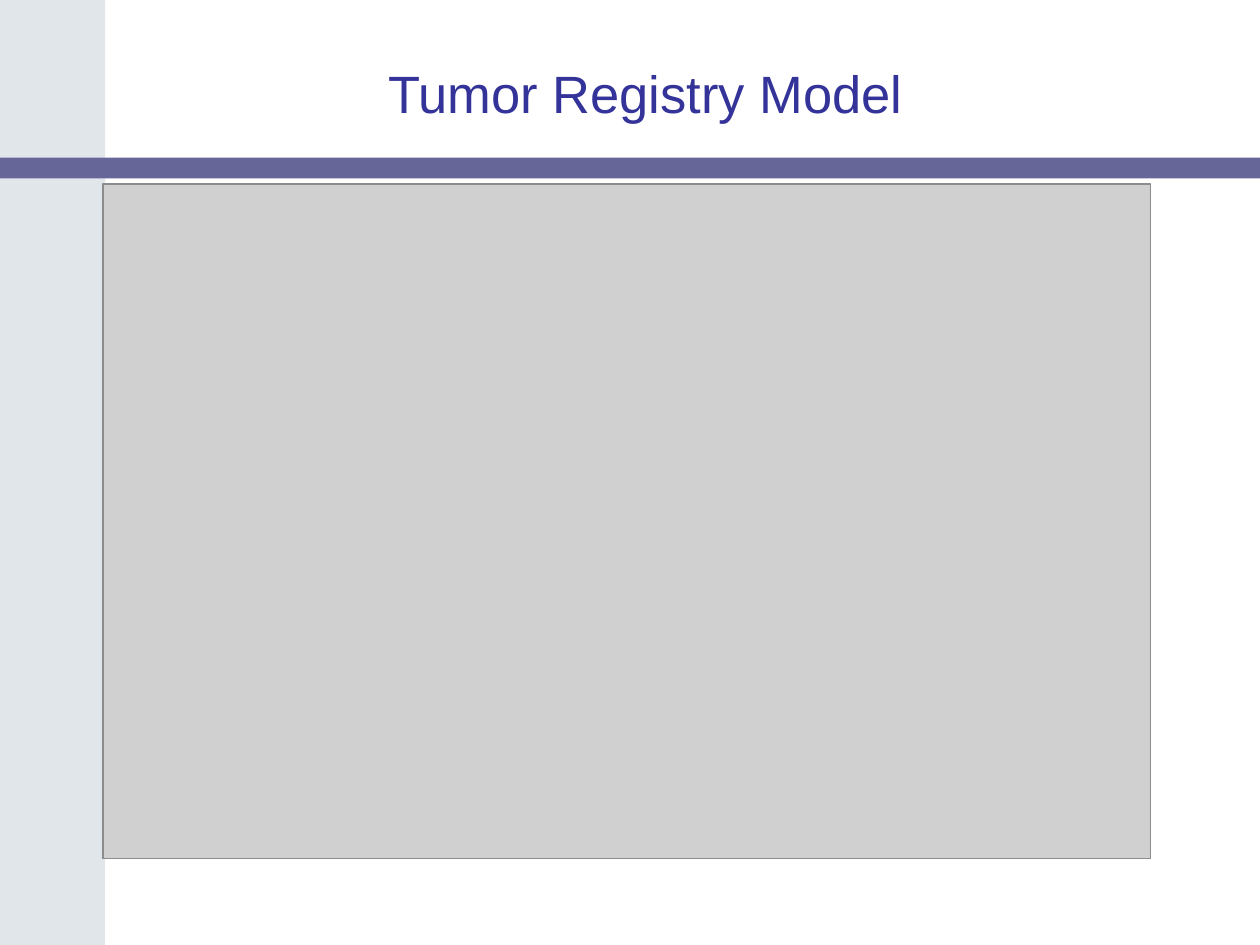
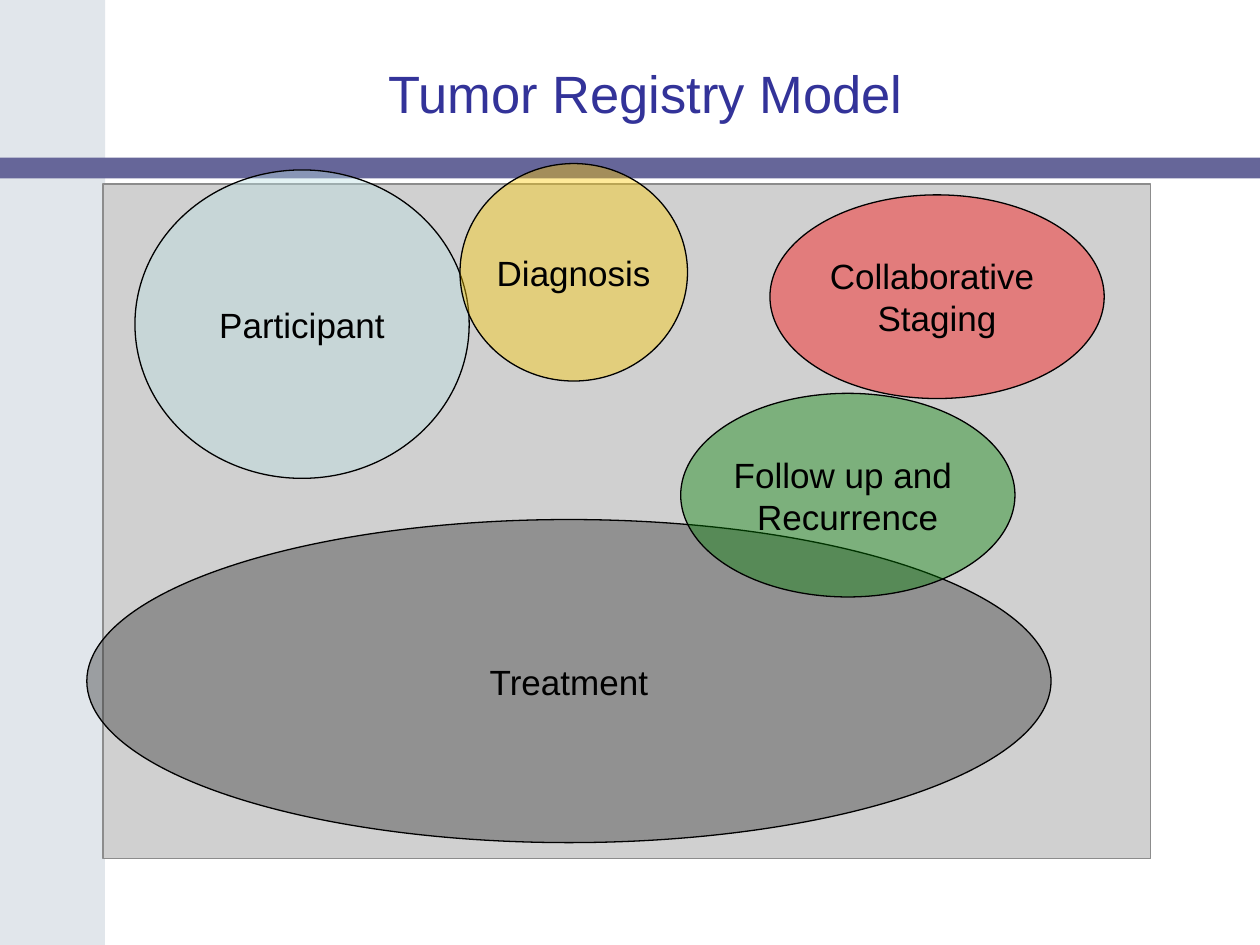
Before and after one commit to NCIP/catrip, a slide deck: slide 13 of catrip/documentation/presentations/catrip_beta_demo_2006_11_01/catrip_demo_2006_11_01.ppt. Drawn at 1260x945 pixels with LibreOffice and Linux fonts; fonts in the diff are those of the drawing; grey boxes stand for pictures; background and template pictures are left out. Boxes give left, top, right and bottom in pixels: in the first picture for what was removed or moved away, otherwise in the second. Text is boxed around its words. In the diff, an @@ line names an element or a change of style, - is before the commit and + after.

Commit message:
added bubbles to TR model slide
SVN-Revision: 1093

```diff
--- a/catrip/documentation/presentations/catrip_beta_demo_2006_11_01/catrip_demo_2006_11_01.ppt
+++ b/catrip/documentation/presentations/catrip_beta_demo_2006_11_01/catrip_demo_2006_11_01.ppt
@@ ellipse added at box(135, 170, 469, 479), fill #BBE0E3 at 40% opacity, outline #000000 0.74 pt, 20 pt, text #000000 @@
+Participant
@@ ellipse added at box(460, 164, 688, 382), fill #FFCC00 at 40% opacity, outline #000000 0.74 pt, 20 pt, text #000000 @@
+Diagnosis
@@ ellipse added at box(770, 195, 1104, 399), fill #FF0000 at 40% opacity, outline #000000 0.74 pt, 20 pt, text #000000 @@
+Collaborative
+Staging
@@ ellipse added at box(680, 393, 1014, 597), fill #008000 at 40% opacity, outline #000000 0.74 pt, 20 pt, text #000000 @@
+Follow up and
+Recurrence
@@ ellipse added at box(87, 519, 1051, 842), fill #333333 at 40% opacity, outline #000000 0.74 pt, 20 pt, text #000000 @@
+Treatment
```
